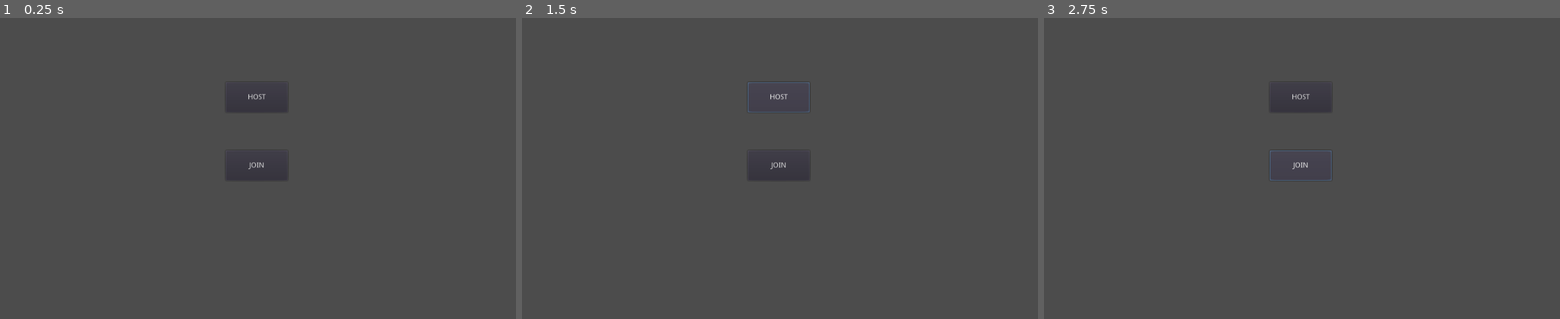
Above: before the commit, frames 1-3 (left to right).
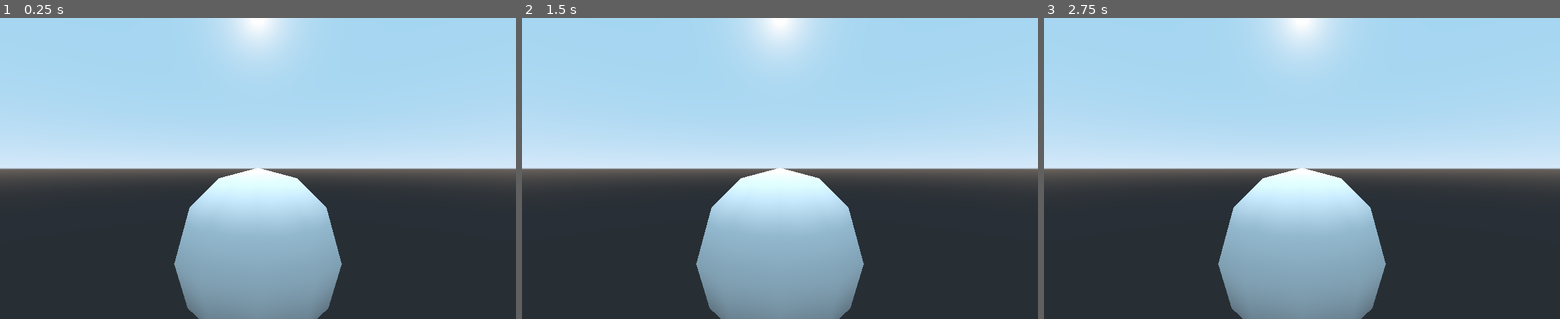
Above: after the commit, the same moments.

Repository: kyle-stevens/murder-mansion
Game: Godot game, scene res://Scenes/Players/player_controller.tscn
Two runs of this game, one before a commit and one after it. Both use one fixed random seed, a clock stepped at 60 frames per second and the inputs below. Before the commit the project starts from res://Scenes/Menus/Lobby.tscn.
Inputs (mouse positions are in pixels of both pictures, inside the frame that each line leads up to):
- Up to frame 1 (0.25 s): no input
- Up to frame 2 (1.5 s): tap Enter at 0.5 s; click (780, 96) at 1.25 s, where only the run before the commit has a clickable "HOST"
- Up to frame 3 (2.75 s): click (1302, 165) at 2 s, where only the run before the commit has a clickable "JOIN"

The runs differ from the first frame. In frame 1, 95% of the frame differs, in the area x 0-100%, y 0-100%; in frame 2, 95%; in frame 3, 95%.

Commit message:
Beginning Work on player setup - v0.0.2

Diff:
--- /dev/null
+++ b/Murder Mansion/Scenes/Players/player_controller.gd
@@ -0,0 +1,57 @@
+extends KinematicBody
+
+#Death Variables
+var is_dead = false
+
+#Basic Movement
+const ACCEL = 4.5
+const DEACCEL = 16
+const MAX_SLOPE_ANGLE = 40
+const MAX_SPEED = 8
+var vel = Vector3()
+var dir = Vector3()
+
+#Jump Movement
+const JUMP_SPEED = 9
+var gravity = -24.8
+
+#Flashlight
+var flashlight
+
+#Camera
+var camera
+export var x_range = 70
+
+#Grabbing Objects(RigidBodys)
+var grabbed_object = null
+export var OBJECT_THROW_FORCE = 120 #change to const upon balancing
+export var OBJECT_GRAB_DISTANCE = 7 #change to const upon balancing
+export var OBJECT_GRAB_RAY_DISTANCE = 10 #change to const upon balancing
+var object_detection
+var object_detection_collision
+var objectToThrowVar
+
+#Rotation Helper
+var rotation_helper
+export var MOUSE_SENSITIVITY = 0.05
+
+#UI
+var reticle
+
+func _ready():
+	#Camera Setup
+	camera = $rotation_helper/player_camera #set camera variable to camera node
+	camera.current = true
+
+	#Flashlight Setup
+	flashlight = $player_light
+
+	#UI
+	reticle = $player_hud/crosshair
+	reticle.set_position(get_viewport().size / 2)
+
+	#Animation Setup
+
+
+	#Initial Mouse Mode
+	Input.set_mouse_mode(Input.MOUSE_MODE_CAPTURED)
--- /dev/null
+++ b/Murder Mansion/Scenes/Players/player_controller.tscn
@@ -0,0 +1,54 @@
+[gd_scene load_steps=5 format=2]
+
+[ext_resource path="res://Scenes/Players/player_controller.gd" type="Script" id=1]
+
+[sub_resource type="CapsuleShape" id=1]
+
+[sub_resource type="CapsuleShape" id=2]
+radius = 1.1
+height = 1.1
+
+[sub_resource type="BoxShape" id=3]
+extents = Vector3( 1, 0.237138, 1 )
+
+[node name="player_controller" type="KinematicBody"]
+script = ExtResource( 1 )
+
+[node name="player_light" type="OmniLight" parent="."]
+transform = Transform( 1, 0, 0, 0, 1, 0, 0, 0, 1, 0, 2.33162, 0 )
+
+[node name="collision_body" type="CollisionShape" parent="."]
+transform = Transform( 1, 0, 0, 0, -4.37114e-08, 1, 0, -1, -4.37114e-08, 0, 0, 0 )
+shape = SubResource( 1 )
+
+[node name="kill_box" type="Area" parent="."]
+
+[node name="CollisionShape" type="CollisionShape" parent="kill_box"]
+transform = Transform( 1, 0, 0, 0, -4.37114e-08, 1, 0, -1, -4.37114e-08, 0, 0, 0 )
+shape = SubResource( 2 )
+
+[node name="collision_feet" type="CollisionShape" parent="."]
+transform = Transform( 1, 0, 0, 0, 1, 0, 0, 0, 1, 0, -1.186, 0 )
+shape = SubResource( 3 )
+
+[node name="player_model" type="Spatial" parent="."]
+
+[node name="CSGSphere" type="CSGSphere" parent="player_model"]
+
+[node name="rotation_helper" type="Spatial" parent="."]
+
+[node name="player_camera" type="Camera" parent="rotation_helper"]
+transform = Transform( 1, 0, 0, 0, 1, 0, 0, 0, 1, 0, 0.991563, 2.7294 )
+
+[node name="grab_objects_node" type="Spatial" parent="rotation_helper"]
+
+[node name="player_hud" type="Control" parent="."]
+margin_right = 40.0
+margin_bottom = 40.0
+__meta__ = {
+"_edit_use_anchors_": false
+}
+
+[node name="crosshair" type="TextureRect" parent="player_hud"]
+margin_right = 40.0
+margin_bottom = 40.0
--- a/Murder Mansion/project.godot
+++ b/Murder Mansion/project.godot
@@ -11,7 +11,7 @@
 [application]
 
 config/name="Murder Mansion"
-run/main_scene="res://Scenes/Menus/Lobby.tscn"
+run/main_scene="res://Scenes/Players/player_controller.tscn"
 config/icon="res://icon.png"
 
 [physics]
